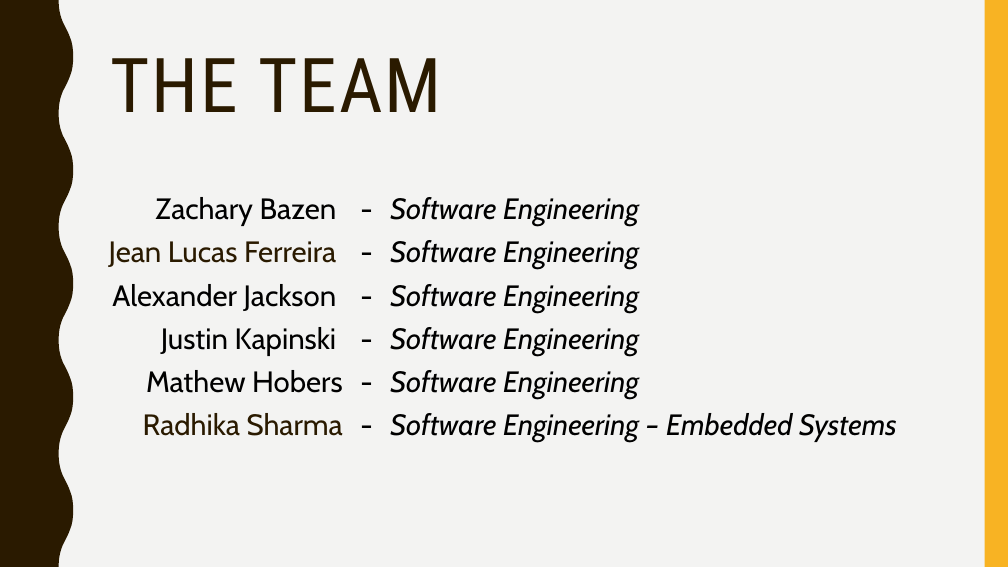
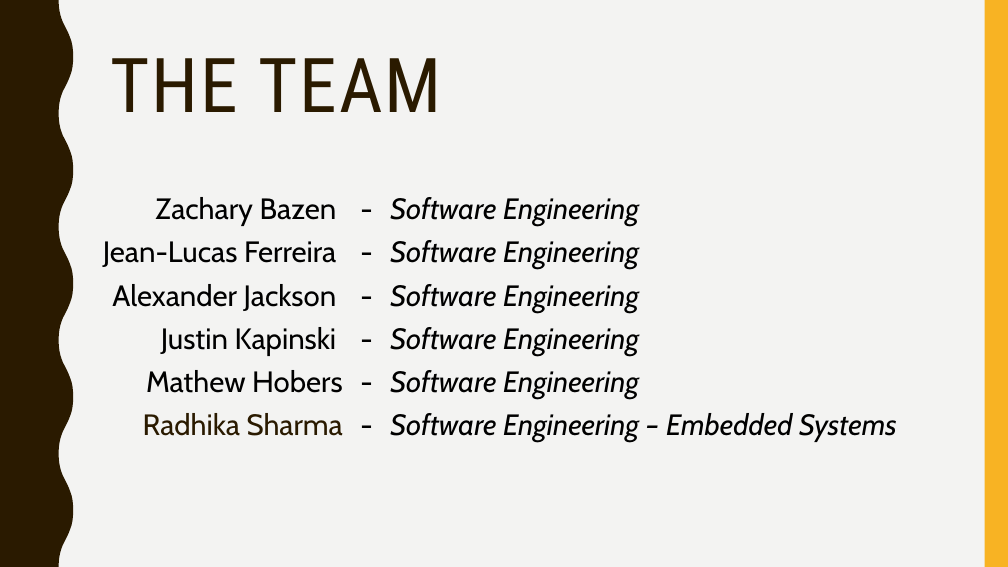
Before and after one commit to jean-lucas/vic, a slide deck: slide 2 of Presentation/Vehicle-Intersection-Control-Presentation.pptx. Drawn at 1008x567 pixels with LibreOffice and Linux fonts; fonts in the diff are those of the drawing. Boxes give left, top, right and bottom in pixels: in the first picture for what was removed or moved away, otherwise in the second. Text is boxed around its words. In the diff, an @@ line names an element or a change of style, - is before the commit and + after.

```diff
--- a/Presentation/Vehicle-Intersection-Control-Presentation.pptx
+++ b/Presentation/Vehicle-Intersection-Control-Presentation.pptx
@@ table at <box>61,188,1000,447</box> @@
-row 2, column 1: Jean Lucas Ferreira
+row 2, column 1: Jean-Lucas Ferreira
```
Also in this commit, not shown: 6 other slides changed, 3 slides added.
